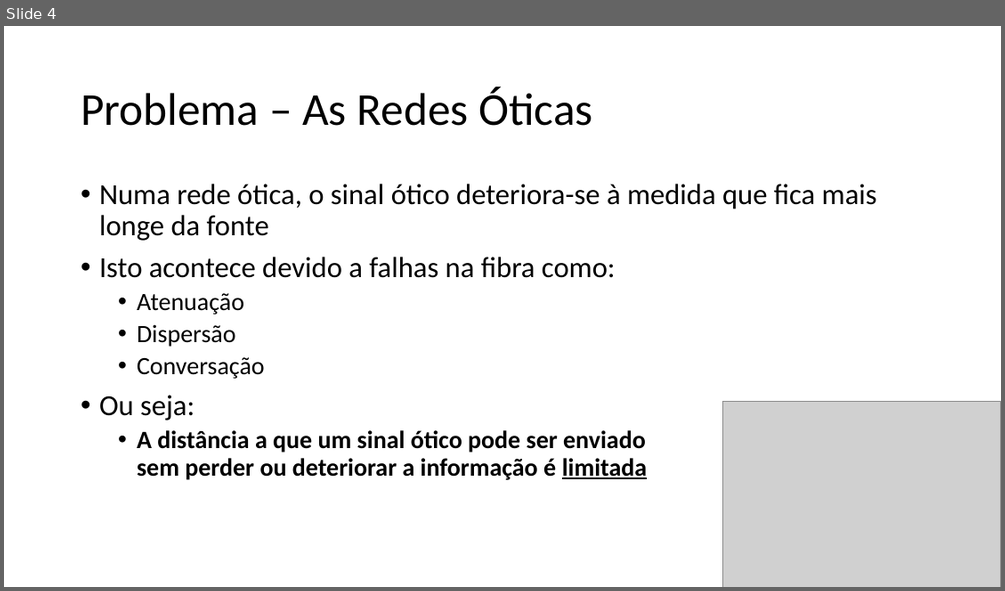
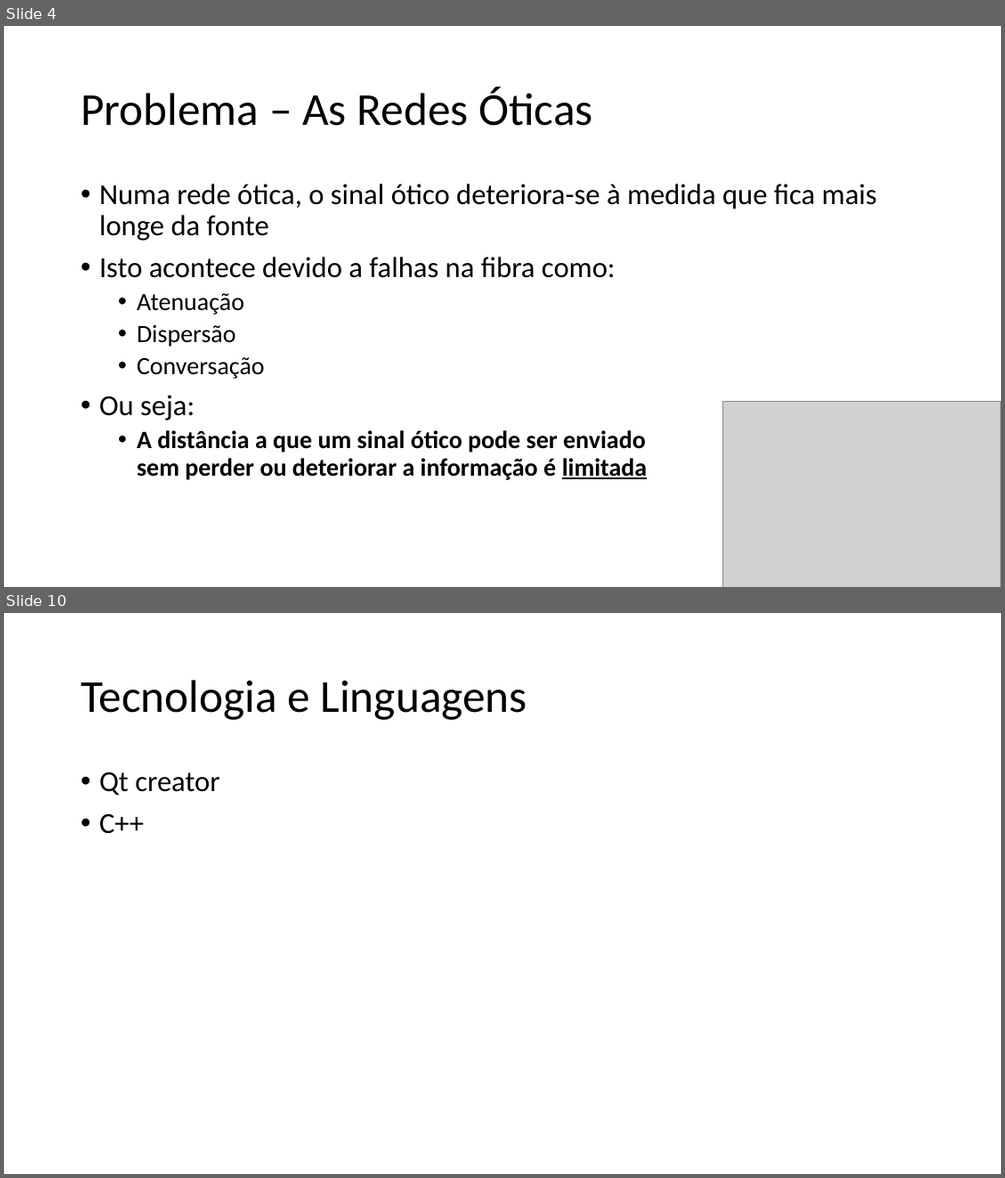
Before and after one commit to xQsme/RLP_Qt, a slide deck: powerpoint_defesa.pptx. Shown one above the other, each under a label of ours: slide 4 before the commit, slides 4 and 10 after it; the slides between them are not shown. The pictures are 1005x591 and 1005x1178 pixels, drawn with LibreOffice and Linux fonts; fonts in the diff are those of the drawing; grey boxes stand for pictures. Boxes give left, top, right and bottom in pixels: in the first picture for what was removed or moved away, otherwise in the second. Text is boxed around its words. In the diff, an @@ line names an element or a change of style, - is before the commit and + after.

```diff
--- a/powerpoint_defesa.pptx
+++ b/powerpoint_defesa.pptx
@@ slide 10 added at (x1=4, y1=613, x2=1001, y2=1174), background #FFFFFF @@
@@ title added at (x1=81, y1=680, x2=527, y2=720), 44 pt, text #000000 @@
+Tecnologia e Linguagens
@@ text added at (x1=99, y1=772, x2=219, y2=834), 28 pt, text #000000 @@
+• Qt creator
+• C++
```
Also in this commit, not shown: 2 slides changed, 3 other slides added.
